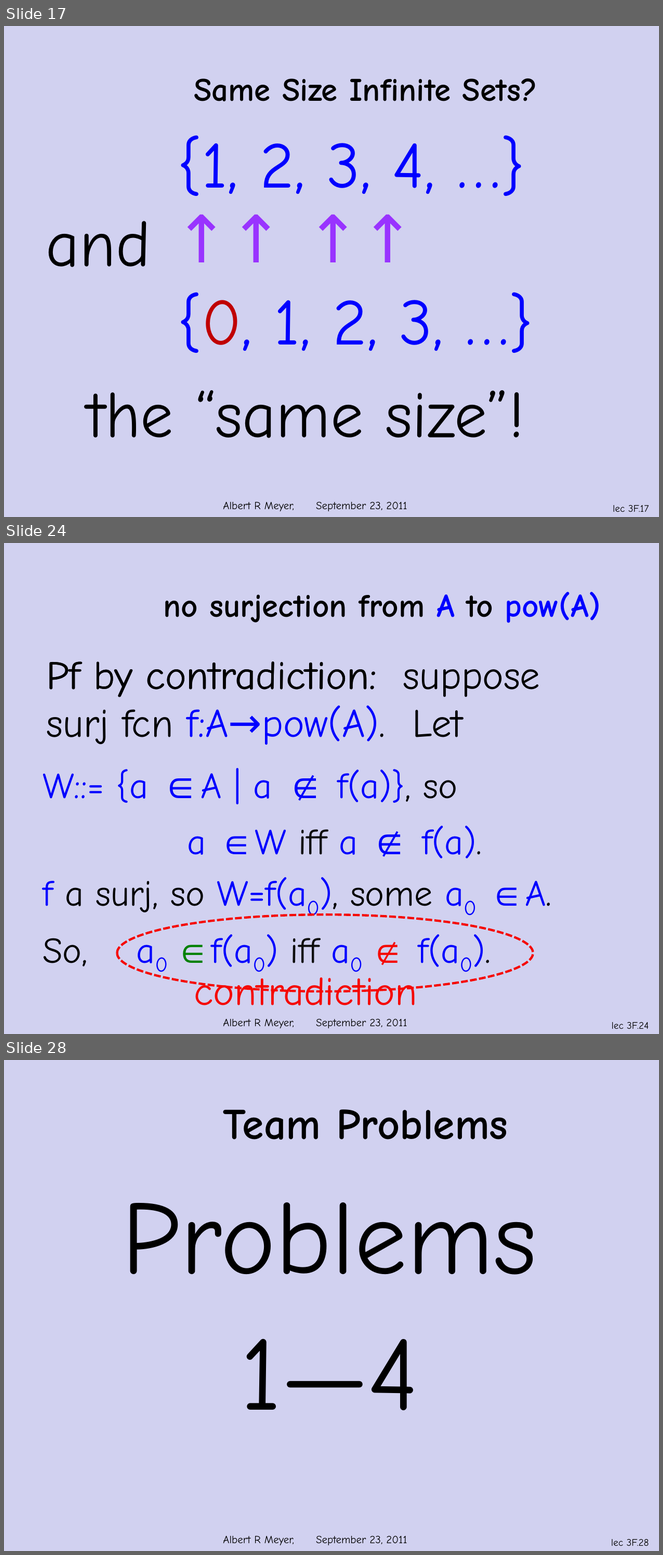
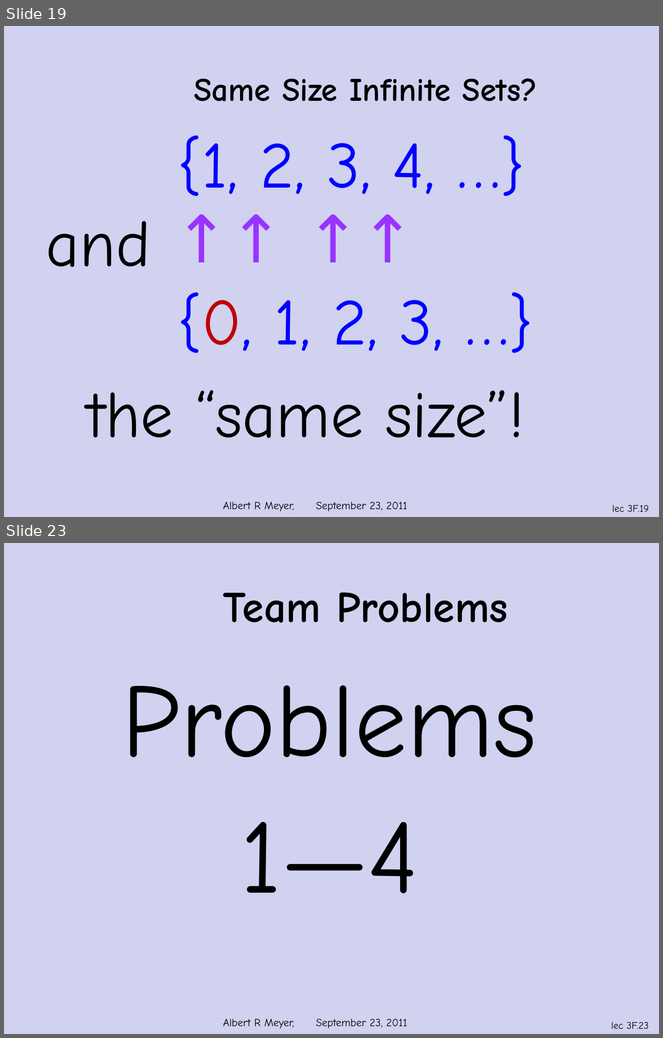
Before and after one commit to armeyer/mcs_web, a slide deck: fall11/slidesF11/slides3f.pptx. Shown one above the other, each under a label of ours: slides 17, 24 and 28 before the commit, slides 19 and 23 after it; the slides between them are not shown. The pictures are 663x1555 and 663x1038 pixels, drawn with LibreOffice and Linux fonts; fonts in the diff are those of the drawing; background and template pictures are left out. Boxes give left, top, right and bottom in pixels: in the first picture for what was removed or moved away, otherwise in the second. Text is boxed around its words. In the diff, an @@ line names an element or a change of style, - is before the commit and + after.

```diff
--- a/fall11/slidesF11/slides3f.pptx
+++ b/fall11/slidesF11/slides3f.pptx
@@ slide 24 removed at [4, 543, 659, 1034], background #D1D1F0; not listed: 2 template elements that a slide beside it also shows @@
@@ title removed at [163, 592, 601, 623] @@
-no surjection from A to pow(A)
@@ text removed at [47, 662, 376, 697] @@
-Pf by contradiction:
@@ text removed at [47, 669, 541, 745] @@
-Pf by contradiction: suppose
-surj fcn f:A→pow(A). Let
@@ text removed at [42, 769, 552, 967] @@
-W::= {a ∈A | a ∉ f(a)}, so
-a ∈W iff a ∉ f(a).
-f a surj, so W=f(a0), some a0 ∈A.
-So, a0 ∈f(a0) iff a0 ∉ f(a0).
@@ ellipse removed at [117, 915, 533, 992] @@
@@ text removed at [194, 970, 417, 1006] @@
-contradiction
@@ what was slide 17 is now slide 19 @@
@@ page number at [612, 505, 649, 512]: text changed @@
-lec 3F.17
+lec 3F.19
@@ what was slide 28 is now slide 23 @@
@@ page number at [611, 1022, 649, 1029]: text changed @@
-lec 3F.28
+lec 3F.23
```
Also in this commit, not shown: 7 slides changed, 2 slides added, 6 other slides removed, 1 other file.
